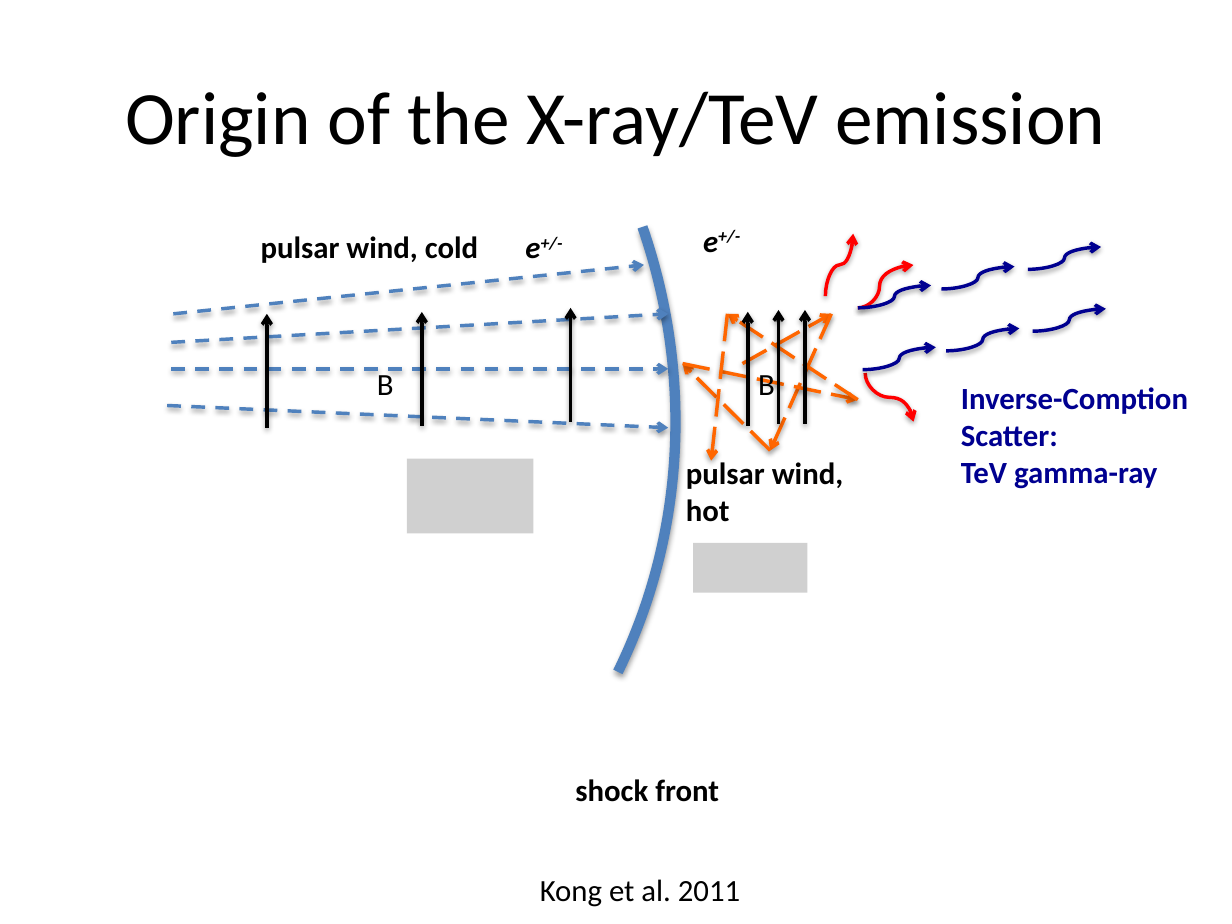
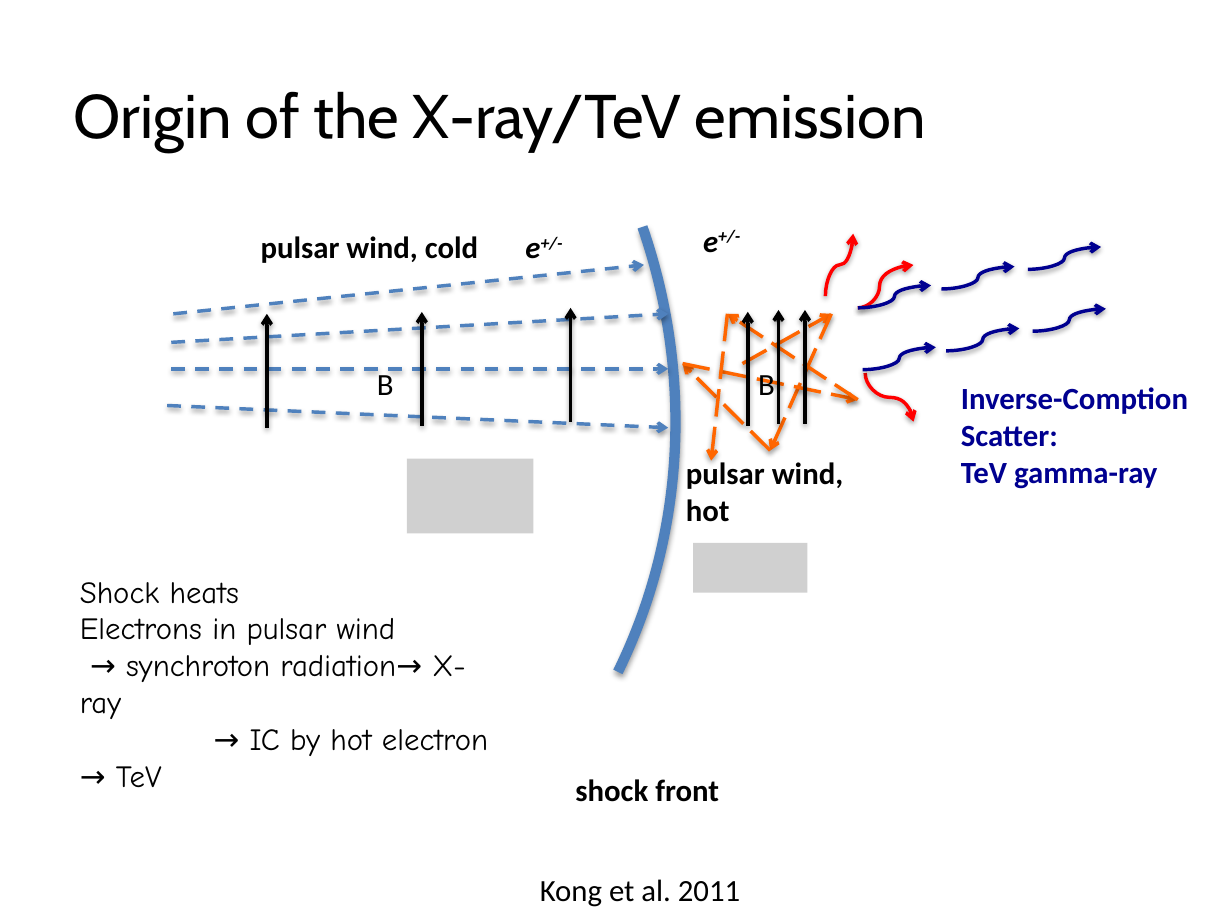
Before and after one commit to ShuxuYi/shuxuyi.github.io, a slide deck: slide 6 of lectures/FPSWUhan.pptx (slide 7 before the commit). Drawn at 1232x924 pixels with LibreOffice and Linux fonts; fonts in the diff are those of the drawing; grey boxes stand for pictures. Boxes give left, top, right and bottom in pixels: in the first picture for what was removed or moved away, otherwise in the second. Text is boxed around its words. In the diff, an @@ line names an element or a change of style, - is before the commit and + after.

```diff
--- a/lectures/FPSWUhan.pptx
+++ b/lectures/FPSWUhan.pptx
@@ title "Origin of the X-ray/TeV emission" at [74,91,926,152]: size 44 to 36 pt, font Calibri to Cabin; alignment centre to left @@
@@ text added at [80,582,488,788], 18 pt, text #000000 @@
+Shock heats
+Electrons in pulsar wind
+→ synchroton radiation→ X-ray
+→ IC by hot electron → TeV
```
Also in this commit, not shown: 18 other slides changed, 1 slide removed, 1 other file.
